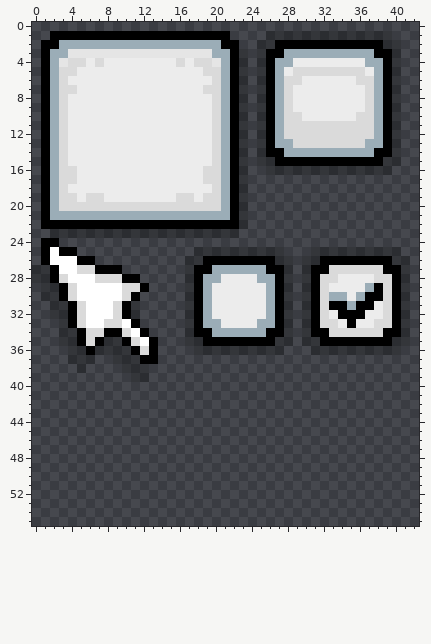
Pixel-art sprite: bin/data/warr_engine/ui/simple_ui.png. Above is the file before it was changed.
The file is 64x64 pixels. Pixels under 10% opacity are left out. Colours within 5 levels of each other are drawn and written as one. Shown: x 0..42, y 0..55.
After the commit:
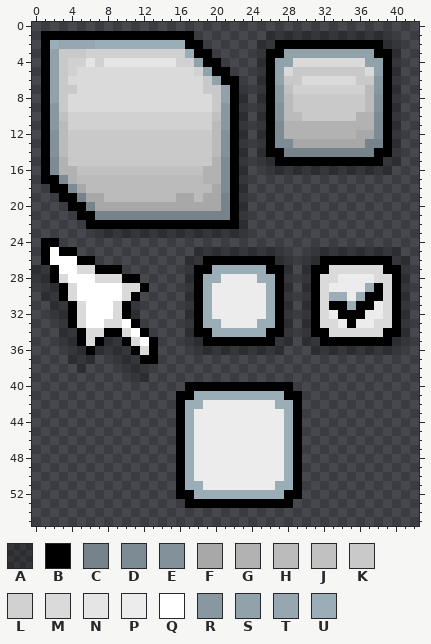
Palette (. is transparent): A #00000040  B #000000  C #76838b  D #7d8c94  E #83929a  F #a8a8a8  G #b2b2b2  H #bbbbbb  J #c1c1c1  K #c9c9c9  L #d1d1d1  M #dadada  N #e5e5e5  P #ececec  Q #ffffff  R #8898a1  S #91a2ab  T #96a7b1  U #9badb7
Edits made:
y 1: x 1 . -> B; x 18..21 BBBB -> ....
y 2: x 2..6 BUUUU -> UTTTT; x 17..22 UUUUBB -> BB....
y 3: x 2..23 UUNNNNNNNNNNNNNNNNUUBA -> SKKKLLLLLLLLLLLUBB....; x 28..37 UUUUUUUUUU -> SSSSSSSSSS
y 4: x 2..23 UNMMPMPPPPPPPPMPMMNUBA -> SKLLNLNNNNNNNNLLSBB...; x 27..38 UUPPPPPPPPUU -> SSMMMMMMMMSS
y 5: x 2..23 UMMPPPPPPPPPPPPPPMMUBA -> SKLMMMMMMMMMMMMMLSBB..; x 27..38 UPMMMMMMMMPU -> SMKKKKKKKKMS
y 6: x 2..21 UMPPPPPPPPPPPPPPPPMU -> SKMMMMMMMMMMMMMMMKSB; x 23 A -> .; x 27..38 UMMPPPPPPMMU -> SKKMMMMMMKKR
y 7: x 2..21 UMMPPPPPPPPPPPPPPMMU -> SKKMMMMMMMMMMMMMMKKS; x 27..38 UMPPPPPPPPMU -> RJLLLLLLLLHR
y 8: x 2..21 UMPPPPPPPPPPPPPPPPMU -> SKMMMMMMMMMMMMMMMMKS; x 27..38 UMPPPPPPPPMU -> RHKKKKKKKKHE
y 9: x 2..21 UMPPPPPPPPPPPPPPPPMU -> RKMMMMMMMMMMMMMMMMKR; x 27..38 UMPPPPPPPPMU -> EHKKKKKKKKHE
y 10: x 2..21 UMPPPPPPPPPPPPPPPPMU -> RJLLLLLLLLLLLLLLLLJR; x 27..38 UMMPPPPPPMMU -> EHHKKKKKKGGD
y 11: x 2..21 UMPPPPPPPPPPPPPPPPMU -> RHLLLLLLLLLLLLLLLLHR; x 27..38 UMMMMMMMMMMU -> DGGGGGGGGGGD
y 12: x 2..21 UMPPPPPPPPPPPPPPPPMU -> EHKKKKKKKKKKKKKKKKHE; x 27..38 UMMMMMMMMMMU -> DGGGGGGGGFFD
y 13: x 2..21 UMPPPPPPPPPPPPPPPPMU -> EHKKKKKKKKKKKKKKKKHE; x 27..38 UUMMMMMMMMUU -> DDFFFFFFFFCC
y 14: x 2..21 UMPPPPPPPPPPPPPPPPMU -> EHKKKKKKKKKKKKKKKKHE; x 28..37 UUUUUUUUUU -> CCCCCCCCCC
y 15: x 2..21 UMPPPPPPPPPPPPPPPPMU -> DGKKKKKKKKKKKKKKKKGD
y 16: x 2..21 UMMPPPPPPPPPPPPPPMMU -> DGGJJJJJJJJJJJJJJGGD
y 17: x 2..21 UMMPPPPPPPPPPPPPPMMU -> BDGHHHHHHHHHHHHHHGGD
y 18: x 1..21 BUMPPPPPPPPPPPPPPPPMU -> .BBDFHHHHHHHHHHHHHHFD
y 19: x 1..21 BUMMPMMPPPPPPPPMMPMMU -> ..BBCFFHHHHHHHHFFHFFC
y 20: x 1..21 BUMMMMMMMMMMMMMMMMMMU -> ...BBCFFFFFFFFFFFFFFC
y 21: x 1..21 BUUUUUUUUUUUUUUUUUUUU -> ....BBCCCCCCCCCCCCCCC
y 22: x 1..5 BBBBB -> .....
y 23: x 2..6 AAAAA -> .....; x 23 . -> A
y 40: x 17..28 ............ -> BBBBBBBBBBBB
y 41: x 16..29 .............. -> BBUUUUUUUUUUBB
y 42: x 16..29 .............. -> BUUPPPPPPPPUUB
y 43..50: x 16..29 .............. -> BUPPPPPPPPPPUB
y 51: x 16..29 .............. -> BUUPPPPPPPPUUB
y 52: x 16..29 .............. -> BBUUUUUUUUUUBB
y 53: x 17..28 ............ -> BBBBBBBBBBBB
Where, in picture pixels (left, top, right, bottom), the same in both pictures:
changed: (41, 31, 248, 238)
changed: (275, 49, 383, 157)
added: (176, 382, 302, 508)
